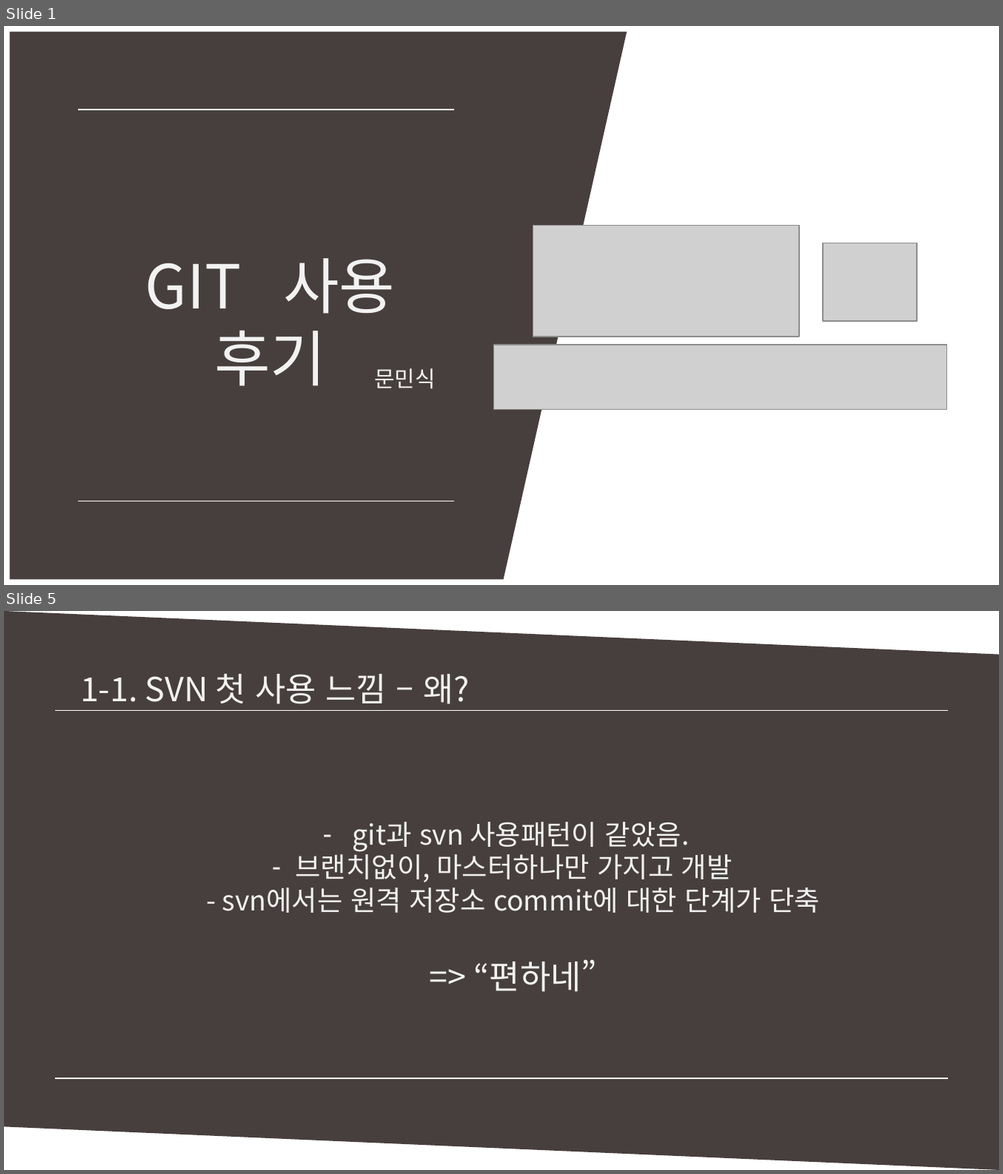
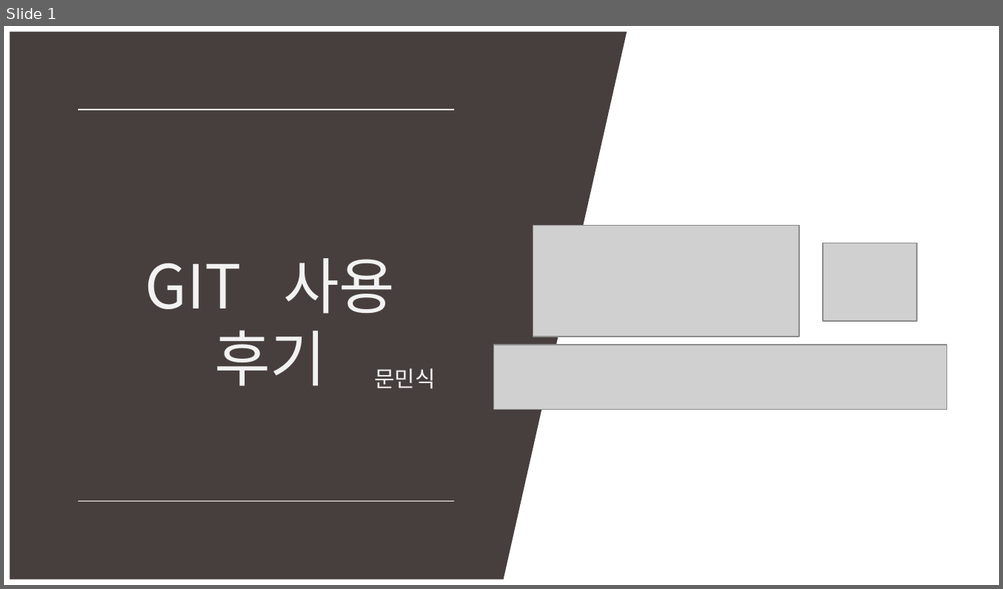
Before and after one commit to MinSikMoon/pptgit, a slide deck: git발표.pptx. Shown one above the other, each under a label of ours: slides 1 and 5 before the commit, slide 1 after it; the slides between them are not shown. The pictures are 1003x1174 and 1003x589 pixels, drawn with LibreOffice and Linux fonts; fonts in the diff are those of the drawing; grey boxes stand for pictures. Boxes give left, top, right and bottom in pixels: in the first picture for what was removed or moved away, otherwise in the second. Text is boxed around its words. In the diff, an @@ line names an element or a change of style, - is before the commit and + after.

```diff
--- a/git발표.pptx
+++ b/git발표.pptx
@@ slide 5 removed at (4, 611, 999, 1170), background #FFFFFF @@
@@ parallelogram removed at (4, 611, 999, 1170) @@
@@ text removed at (80, 674, 469, 704) @@
-1-1. SVN 첫 사용 느낌 – 왜?
@@ line removed from (55, 710) to (948, 710) @@
@@ text removed at (222, 822, 819, 992) @@
-– git과 svn 사용패턴이 같았음.
-– 브랜치없이, 마스터하나만 가지고 개발
-  - svn에서는 원격 저장소 commit에 대한 단계가 단축
-  => “편하네”
@@ line removed from (55, 1079) to (948, 1079) @@
```
Also in this commit, not shown: 1 slide changed, 1 slide added, 16 other slides removed.
